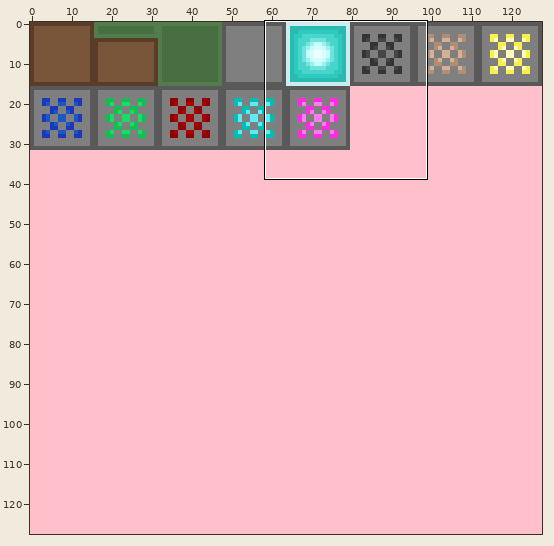
Two versions of one sprite sheet, client/img/block_textures/atlas.png. Above: a wide view before the commit, with the close-up outlined.
Close-up. Before:
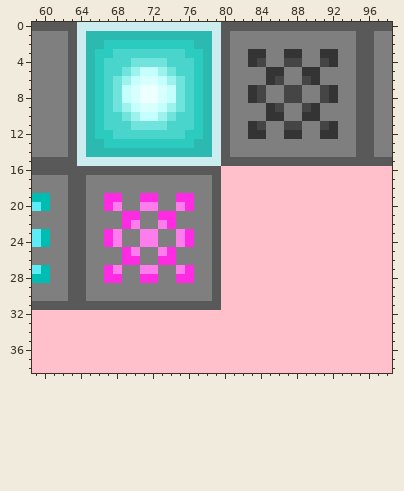
The file is 128x128 pixels. Shown: x 59..98, y 0..38.
After:
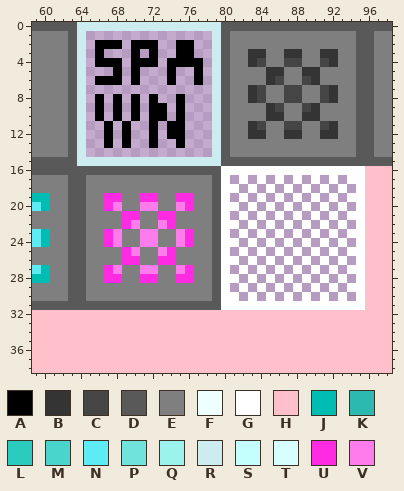
Palette (. is transparent): A #000000  B #343434  C #454545  D #595959  E #7f7f7f  F #eeffff  G #ffffff  H #ffc0cb  J #00bdb3  K #2bb9b0  L #2bcbc0  M #49d5cc  N #5decf5  P #6fe3dc  Q #9cf2ed  R #ccecf0  S #c4fffe  T #d6fffe  U #ff2be2  V #ff7ced
Changes in this commit:
Changed rows in their new state; - is an unchanged pixel.
first column x 65:
 1 ..............-----------------
 2 .AAA.AAA..AA..-----------------
 3 .A...A.A..AA..-----------------
 4 .AAA.AAA.AAAA.-----------------
 5 ...A.A...A..A.-----------------
 6 .AAA.A...A..A.-----------------
 7 ..............-----------------
 8 .A.A.A.A..A...-----------------
 9 .A.A.A.AA.A...-----------------
10 .A.A.A.AA.A...-----------------
11 ..A.A..A.AA...-----------------
12 ..A.A..A.AA...-----------------
13 ..A.A..A..A...-----------------
14 ..............-----------------
16 ---------------GGGGGGGGGGGGGGGG
17 ---------------G.G.G.G.G.G.G.GG
18 ---------------GG.G.G.G.G.G.G.G
19 ---------------G.G.G.G.G.G.G.GG
20 ---------------GG.G.G.G.G.G.G.G
21 ---------------G.G.G.G.G.G.G.GG
22 ---------------GG.G.G.G.G.G.G.G
23 ---------------G.G.G.G.G.G.G.GG
24 ---------------GG.G.G.G.G.G.G.G
25 ---------------G.G.G.G.G.G.G.GG
26 ---------------GG.G.G.G.G.G.G.G
27 ---------------G.G.G.G.G.G.G.GG
28 ---------------GG.G.G.G.G.G.G.G
29 ---------------G.G.G.G.G.G.G.GG
30 ---------------GG.G.G.G.G.G.G.G
31 ---------------GGGGGGGGGGGGGGGG
Boxes around the changes in both close-ups, in picture pixels (x1, y1, x2, y2):
changed: (86, 31, 365, 310)
